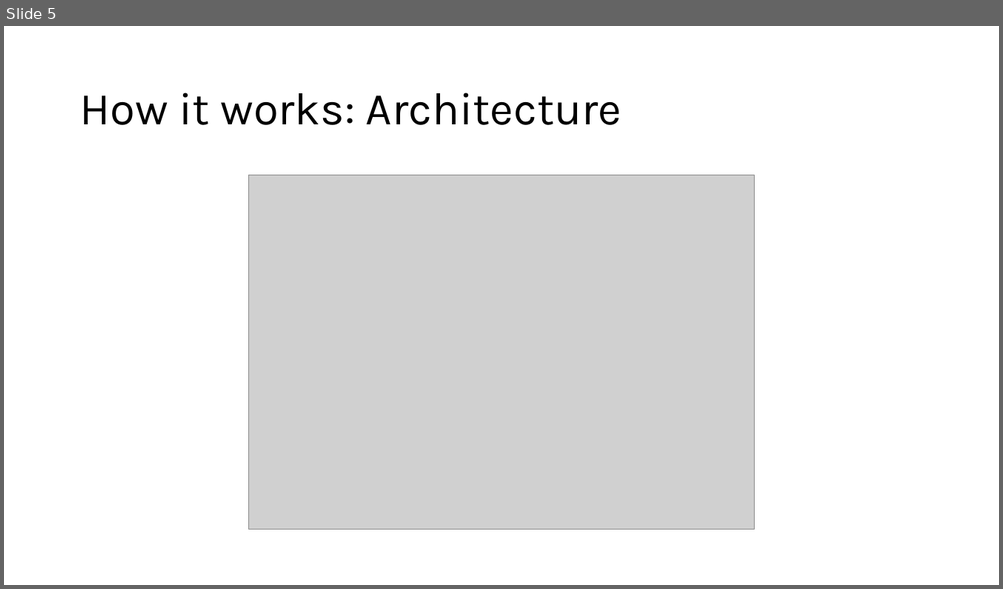
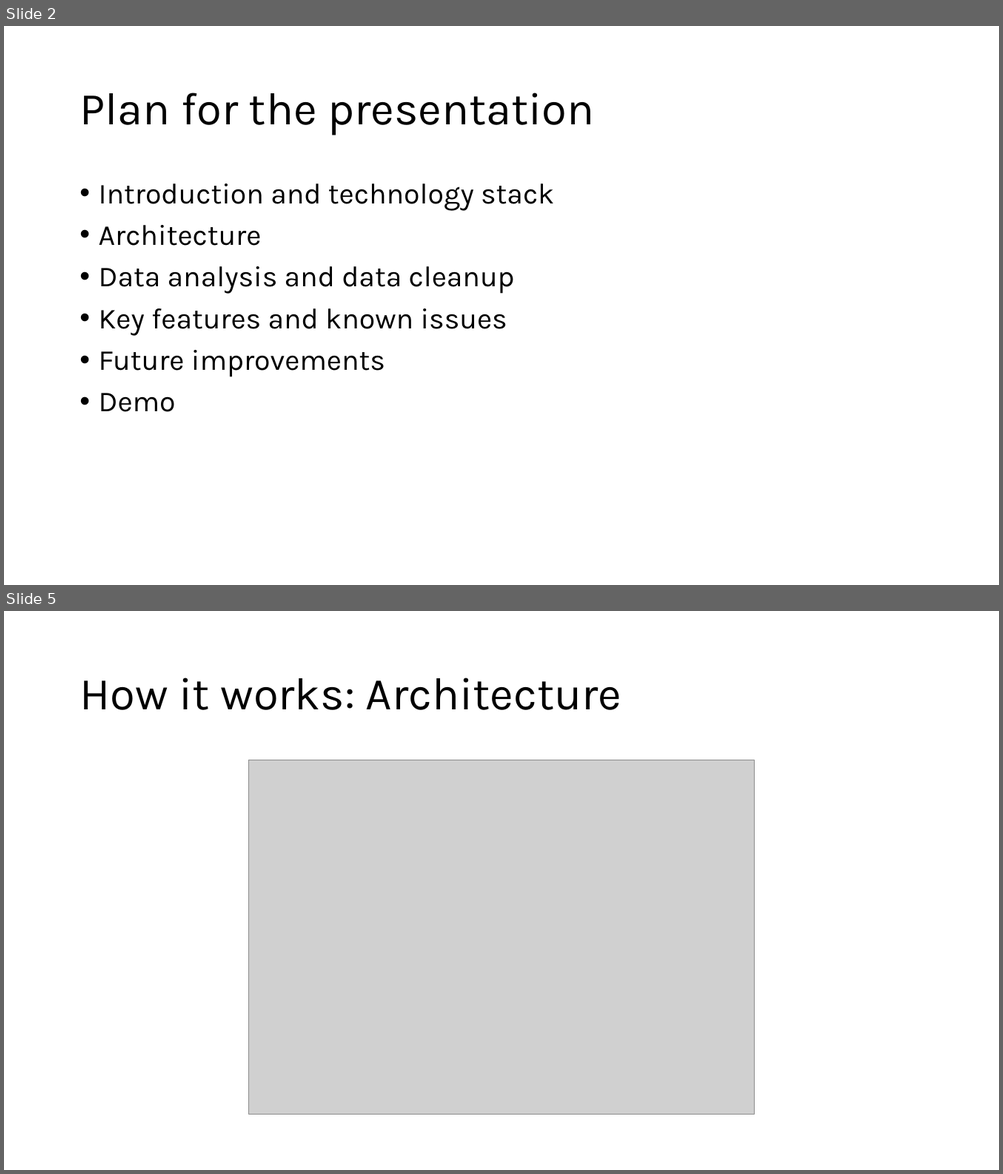
Before and after one commit to tasinzulkernain/business_school_project, a slide deck: ugnius_eirikas_project/data_course_app.pptx. Shown one above the other, each under a label of ours: slide 5 before the commit, slides 2 and 5 after it; the slides between them are not shown. The pictures are 1003x589 and 1003x1174 pixels, drawn with LibreOffice and Linux fonts; fonts in the diff are those of the drawing; grey boxes stand for pictures. Boxes give left, top, right and bottom in pixels: in the first picture for what was removed or moved away, otherwise in the second. Text is boxed around its words. In the diff, an @@ line names an element or a change of style, - is before the commit and + after.

```diff
--- a/ugnius_eirikas_project/data_course_app.pptx
+++ b/ugnius_eirikas_project/data_course_app.pptx
@@ slide 2 added at (4,26,999,585), background #FFFFFF @@
@@ title added at (79,93,594,136), 44 pt, text #000000 @@
+Plan for the presentation
@@ text added at (99,184,554,412), 28 pt, text #000000 @@
+• Introduction and technology stack
+• Architecture
+• Data analysis and data cleanup
+• Key features and known issues
+• Future improvements
+• Demo
```
Also in this commit, not shown: 3 slides changed, 2 other slides added, 1 slide removed, 1 other file.
